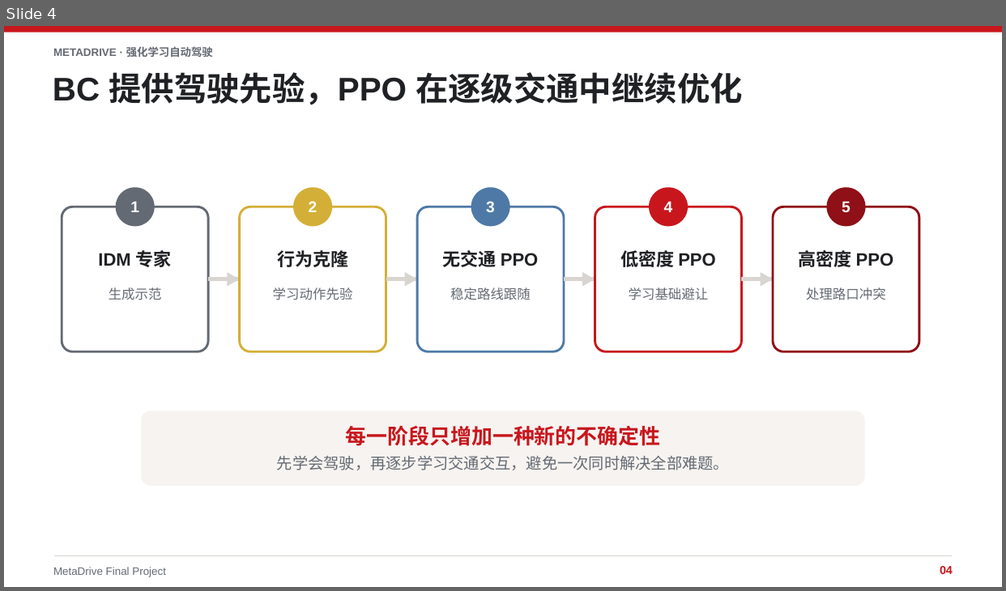
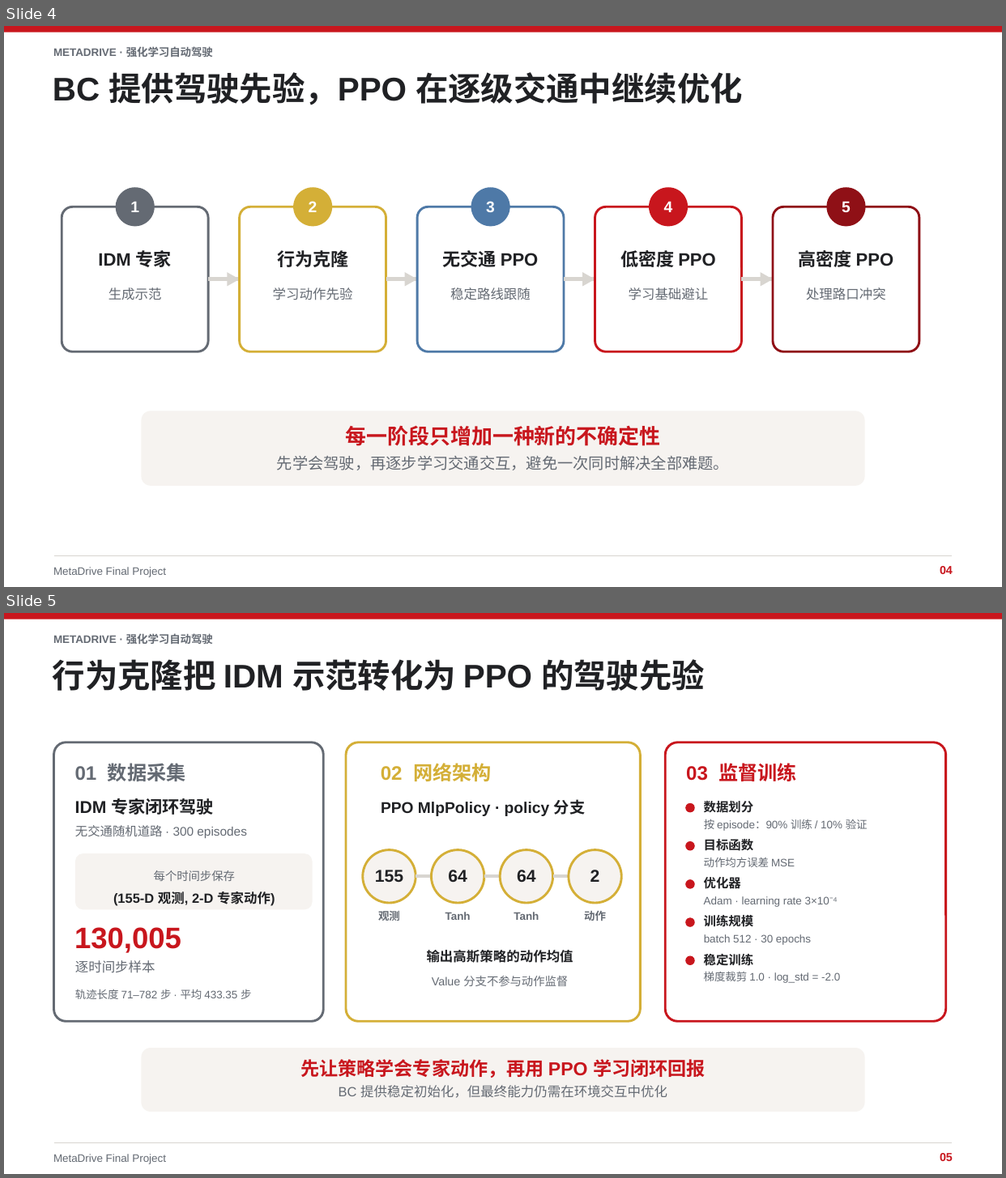
Before and after one commit to xiaoli11155/MetaDrive-FinalProject, a slide deck: ppt/MetaDrive_强化学习自动驾驶_最终汇报.pptx. Shown one above the other, each under a label of ours: slide 4 before the commit, slides 4 and 5 after it. The pictures are 1006x591 and 1006x1178 pixels, drawn with LibreOffice and Linux fonts; fonts in the diff are those of the drawing. Boxes give left, top, right and bottom in pixels: in the first picture for what was removed or moved away, otherwise in the second. Text is boxed around its words. In the diff, an @@ line names an element or a change of style, - is before the commit and + after.

Commit message:
Update final MetaDrive presentation

```diff
--- a/ppt/MetaDrive_强化学习自动驾驶_最终汇报.pptx
+++ b/ppt/MetaDrive_强化学习自动驾驶_最终汇报.pptx
@@ slide 5 added at bbox=[4, 613, 1002, 1174], background #FFFFFF @@
@@ group added at bbox=[4, 613, 1002, 1165]: 37 texts, 9 ellipses, 5 rounded rectangles, 4 freeform shapes, 1 rectangle @@
+METADRIVE · 强化学习自动驾驶
+行为克隆把 IDM 示范转化为 PPO 的驾驶先验
+MetaDrive Final Project
+05
+01 数据采集
+IDM 专家闭环驾驶
+无交通随机道路 · 300 episodes
+每个时间步保存
+(155-D 观测, 2-D 专家动作)
+130,005
+逐时间步样本
+轨迹长度 71–782 步 · 平均 433.35 步
+02 网络架构
+PPO MlpPolicy · policy 分支
+155
+观测
+64
+Tanh
+64
+Tanh
+2
+动作
+输出高斯策略的动作均值
+Value 分支不参与动作监督
+03 监督训练
+数据划分
+按 episode：90% 训练 / 10% 验证
+目标函数
+动作均方误差 MSE
+优化器
+Adam · learning rate 3×10⁻⁴
+训练规模
+batch 512 · 30 epochs
+稳定训练
+梯度裁剪 1.0 · log_std = -2.0
+先让策略学会专家动作，再用 PPO 学习闭环回报
+BC 提供稳定初始化，但最终能力仍需在环境交互中优化
```
Also in this commit, not shown: 12 slides changed, 2 other slides added.
